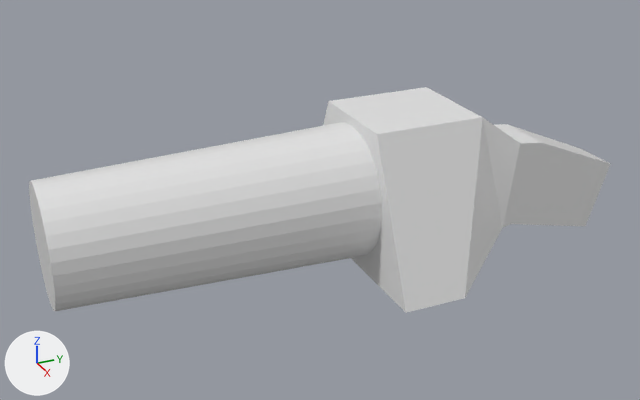
Two versions of the Blender file ExternalAssets/Scattershock.blend, one commit apart.
Both versions are drawn from a camera (50 mm lens) standing at (18.23, -8.46, 8.98) and looking at (-0.3, -0.12, -0.28). The axes (+X, +Y, +Z) are drawn at lower left. The lights are the same throughout.
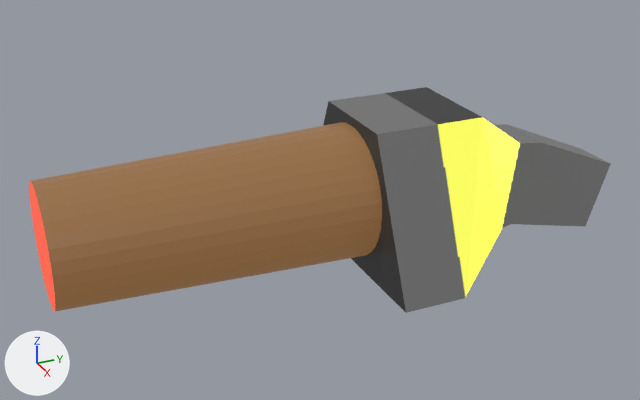
What changed in the scene script:
```text
Add img_scattershock_png:
    img_scattershock_png = load_image('SCATTERSHOCK.png', '../Items/Textures/SCATTERSHOCK.png', 512, 512, 'sRGB')
Change mat_material:
    where n1 = _N.new('ShaderNodeBsdfPrincipled'); n1.name = 'Principled BSDF'
    add n1.inputs[28].default_value = 1.0  # 'Emission Strength'
    add n2 = _N.new('ShaderNodeTexImage'); n2.name = 'Image Texture'
    add n2.image = img_scattershock_png
    add _L.new(n2.outputs[0], n1.inputs[0])  # 'Color' to 'Base Color'
    add _L.new(n2.outputs[0], n1.inputs[27])  # 'Color' to 'Emission Color'
```

Where the change shows, as pixel boxes (x1, y1, x2, y2) in the pictures (640 x 400 px):
'Cube', surface changed: (29, 87, 611, 313) in both
